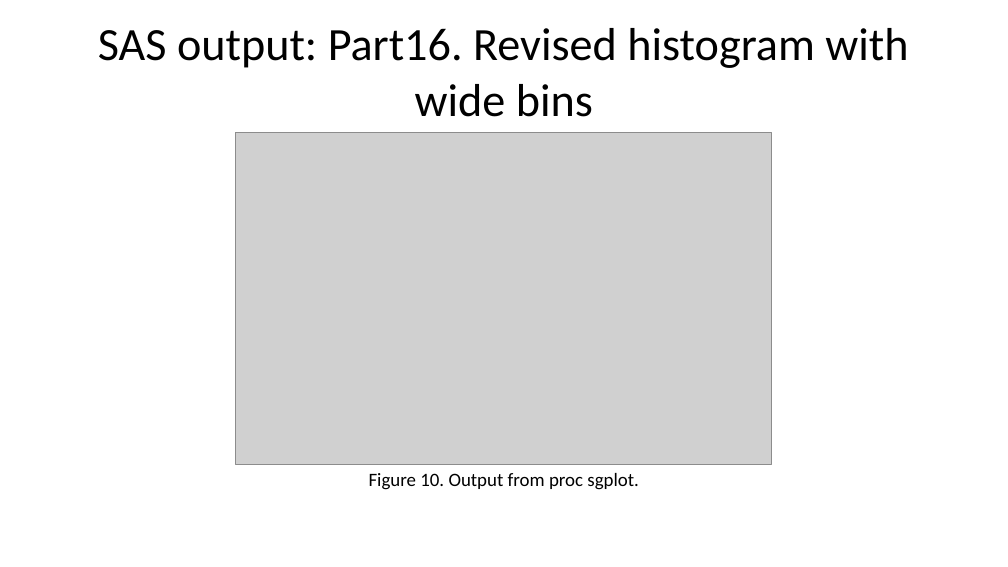
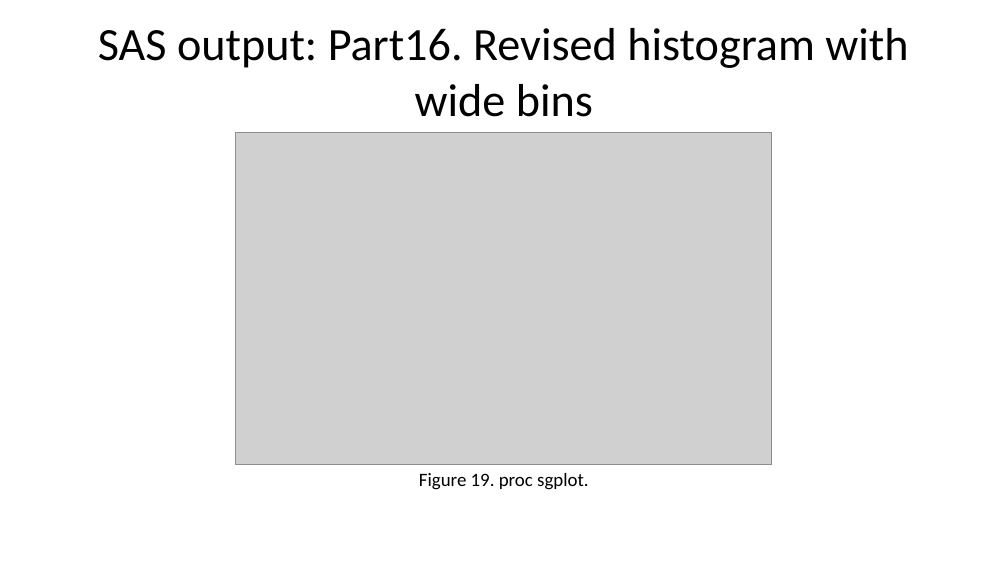
Before and after one commit to pmean/introduction-to-SAS, a slide deck: slide 63 of results/5507-02-simon-slides-and-speaker-notes.pptx (slide 56 before the commit). Drawn at 1008x567 pixels with LibreOffice and Linux fonts; fonts in the diff are those of the drawing; grey boxes stand for pictures. Boxes give left, top, right and bottom in pixels: in the first picture for what was removed or moved away, otherwise in the second. Text is boxed around its words. In the diff, an @@ line names an element or a change of style, - is before the commit and + after.

```diff
--- a/results/5507-02-simon-slides-and-speaker-notes.pptx
+++ b/results/5507-02-simon-slides-and-speaker-notes.pptx
@@ text at (419,473,589,490): text changed @@
-Figure 10. Output from proc sgplot.
+Figure 19. proc sgplot.
```
Also in this commit, not shown: 22 other slides changed, 13 slides added, 7 slides removed, 39 other files.
